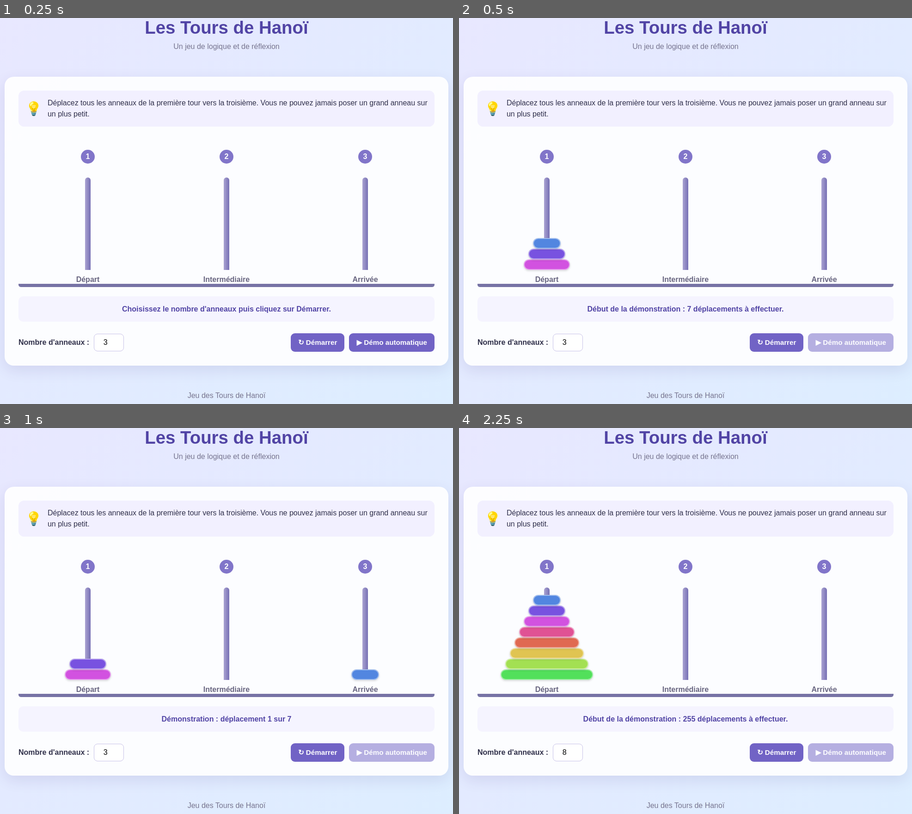
Above: before the commit, frames 1-4 (two rows, left to right).
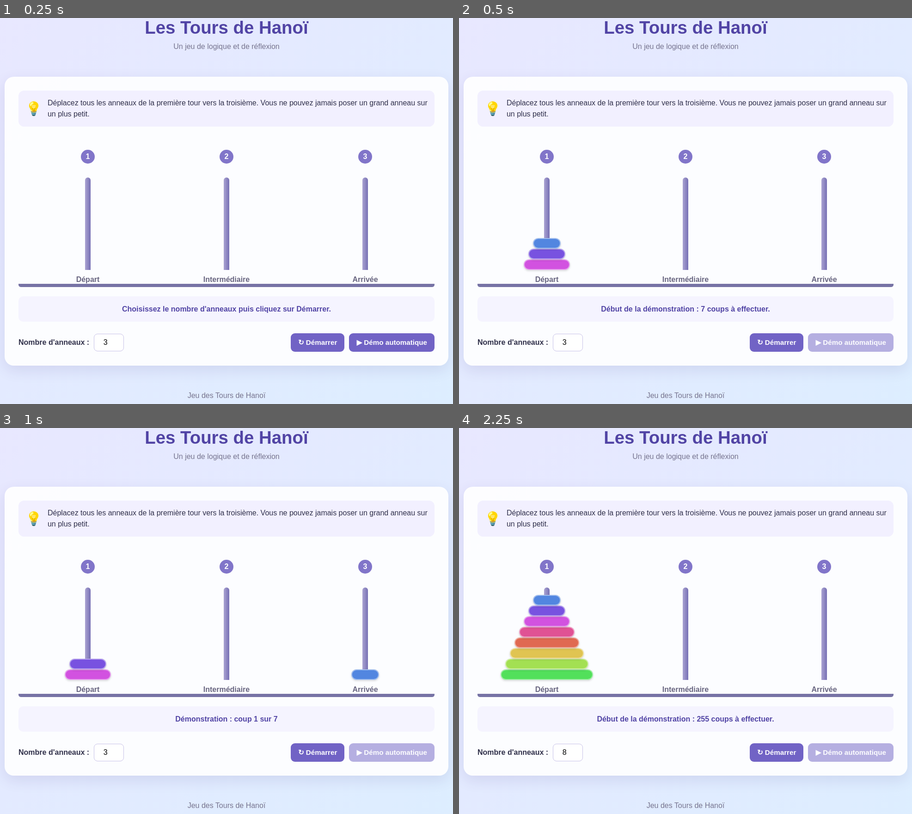
Above: after the commit, the same moments.

Repository: kathosseni/hanoi-game
Game: browser game, page index.html
The game is run twice, just before and just after one commit, with the same random seed, the same clock (stepped at 60 frames per second) and the same inputs.
Inputs (mouse positions are in pixels of both pictures, inside the frame that each line leads up to):
- Up to frame 1 (0.25 s): no input
- Up to frame 2 (0.5 s): click "▶ Démo automatique" at 0.27 s
- Up to frame 3 (1 s): no input
- Up to frame 4 (2.25 s): click (567, 752) at 1.27 s; type "8" at 1.27 s; tap Enter at 1.3 s; click "↻ Démarrer" at 1.87 s; click "▶ Démo automatique" at 2.02 s

Frame 1 is identical in both runs. In frame 2, 0.4% of the frame differs, in the area x 28-72%, y 74-77%; in frame 3, 0.2%; in frame 4, 0.4%, in the area x 27-73%, y 74-77%.

Commit message:
Demo with recursive algo

Diff:
--- a/script.js
+++ b/script.js
@@ -14,7 +14,7 @@
 
 let nombreAnneaux = 0;
 
-// Gestion de la démonstration automatique
+// Gestion de la démonstration
 let demoEnCours = false;
 let jetonDemo = 0;
 
@@ -45,12 +45,13 @@
     const pileDepart = etatJeu[de];
     const pileDestination = etatJeu[vers];
 
-    // Vérification de la tour de départ
+    // La tour de départ doit contenir un anneau
     if (pileDepart.length === 0) {
         return false;
     }
 
-    const anneauDeplace = pileDepart[pileDepart.length - 1];
+    const anneauDeplace =
+        pileDepart[pileDepart.length - 1];
 
     // Une tour vide accepte n'importe quel anneau
     if (pileDestination.length === 0) {
@@ -60,7 +61,7 @@
     const anneauDestination =
         pileDestination[pileDestination.length - 1];
 
-    // Un grand anneau ne peut pas aller sur un plus petit
+    // Un grand anneau ne peut pas être posé sur un petit
     return anneauDeplace < anneauDestination;
 }
 
@@ -73,7 +74,7 @@
 
     tours.forEach((tour, index) => {
 
-        // On reconstruit l'affichage à partir de l'état du jeu
+        // L'affichage est reconstruit depuis l'état du jeu
         tour.innerHTML = "";
 
         tour.classList.toggle(
@@ -86,22 +87,24 @@
             tourInvalide === index
         );
 
+        // Création des anneaux de la tour
         etatJeu[index].forEach((taille) => {
 
             const anneau = document.createElement("div");
 
             anneau.classList.add("anneau");
 
-            // Largeur proportionnelle à la taille de l'anneau
-            anneau.style.width = (40 + taille * 20) + "px";
-
-            // Couleur différente pour chaque taille
+            // Largeur proportionnelle à la taille
+            anneau.style.width =
+                (40 + taille * 20) + "px";
+
+            // Couleur différente selon la taille
             const teinte = (taille * 38 + 180) % 360;
 
             anneau.style.backgroundColor =
                 `hsl(${teinte}, 70%, 60%)`;
 
-            // Seul le sommet de la tour sélectionnée est marqué
+            // Mise en évidence de l'anneau sélectionné
             if (
                 tourSelectionnee === index &&
                 taille === anneauSelectionne
@@ -121,19 +124,20 @@
 
 function demarrer() {
 
-    // Annule une éventuelle démonstration en cours
+    // Invalidation d'une éventuelle démonstration en cours
     jetonDemo++;
+
     demoEnCours = false;
     boutonDemo.disabled = false;
 
-    // Récupération du nombre d'anneaux
+    // Lecture du nombre d'anneaux
     let valeur = parseInt(champNbAnneaux.value, 10);
 
     if (Number.isNaN(valeur)) {
         valeur = 3;
     }
 
-    // Limitation entre 1 et 8 anneaux
+    // Limitation entre 1 et 8
     nombreAnneaux = Math.max(1, Math.min(8, valeur));
 
     champNbAnneaux.value = nombreAnneaux;
@@ -141,99 +145,101 @@
     // Réinitialisation des trois tours
     etatJeu = [[], [], []];
 
-    // Placement de tous les anneaux sur la première tour
+    // Tous les anneaux sont placés sur la première tour
     for (let i = nombreAnneaux; i >= 1; i--) {
         etatJeu[0].push(i);
     }
+
+    // Réinitialisation des sélections
+    tourSelectionnee = null;
+    anneauSelectionne = null;
+    tourInvalide = null;
+
+    message.textContent =
+        "Partie démarrée ! Déplacez les anneaux vers la troisième tour.";
+
+    rendre();
+}
+
+
+/* ==============================
+   DÉPLACEMENTS MANUELS
+============================== */
+
+function cliquerTour(index) {
+
+    // Les clics sont ignorés pendant la démonstration
+    if (demoEnCours) {
+        return;
+    }
+
+    tourInvalide = null;
+
+    const pile = etatJeu[index];
+
+    // Aucun anneau n'est sélectionné
+    if (tourSelectionnee === null) {
+
+        // La tour est vide
+        if (pile.length === 0) {
+
+            if (nombreAnneaux === 0) {
+                message.textContent =
+                    "Cette tour est vide. Cliquez sur Démarrer pour jouer.";
+            } else {
+                message.textContent =
+                    "Cette tour est vide.";
+            }
+
+            rendre();
+            return;
+        }
+
+        // Sélection du dernier anneau de la pile
+        tourSelectionnee = index;
+        anneauSelectionne = pile[pile.length - 1];
+
+        message.textContent =
+            "Anneau sélectionné. Choisissez une tour de destination.";
+
+        rendre();
+        return;
+    }
+
+    // Un clic sur la même tour annule la sélection
+    if (tourSelectionnee === index) {
+
+        tourSelectionnee = null;
+        anneauSelectionne = null;
+
+        message.textContent = "Sélection annulée.";
+
+        rendre();
+        return;
+    }
+
+    // Vérification de la validité du déplacement
+    if (!deplacementValide(tourSelectionnee, index)) {
+
+        tourInvalide = index;
+
+        message.textContent =
+            "Déplacement impossible ! Un grand anneau ne peut pas être posé sur un plus petit.";
+
+        rendre();
+        return;
+    }
+
+    // Déplacement de l'anneau
+    const anneau = etatJeu[tourSelectionnee].pop();
+
+    etatJeu[index].push(anneau);
 
     // Réinitialisation de la sélection
     tourSelectionnee = null;
     anneauSelectionne = null;
     tourInvalide = null;
 
-    message.textContent =
-        "Partie démarrée ! Déplacez les anneaux vers la troisième tour.";
-
-    rendre();
-}
-
-
-/* ==============================
-   DÉPLACEMENTS MANUELS
-============================== */
-
-function cliquerTour(index) {
-
-    // Empêche les déplacements manuels pendant la démonstration
-    if (demoEnCours) {
-        return;
-    }
-
-    tourInvalide = null;
-
-    const pile = etatJeu[index];
-
-    // Aucun anneau n'est actuellement sélectionné
-    if (tourSelectionnee === null) {
-
-        if (pile.length === 0) {
-
-            if (nombreAnneaux === 0) {
-                message.textContent =
-                    "Cette tour est vide. Cliquez sur Démarrer pour jouer.";
-            } else {
-                message.textContent = "Cette tour est vide.";
-            }
-
-            rendre();
-            return;
-        }
-
-        // Sélection du seul anneau supérieur
-        tourSelectionnee = index;
-        anneauSelectionne = pile[pile.length - 1];
-
-        message.textContent =
-            "Anneau sélectionné. Choisissez une tour de destination.";
-
-        rendre();
-        return;
-    }
-
-    // Cliquer sur la même tour annule la sélection
-    if (tourSelectionnee === index) {
-
-        tourSelectionnee = null;
-        anneauSelectionne = null;
-
-        message.textContent = "Sélection annulée.";
-
-        rendre();
-        return;
-    }
-
-    // Vérification avant de modifier l'état du jeu
-    if (!deplacementValide(tourSelectionnee, index)) {
-
-        tourInvalide = index;
-
-        message.textContent =
-            "Déplacement impossible ! Un grand anneau ne peut pas être posé sur un plus petit.";
-
-        rendre();
-        return;
-    }
-
-    // Déplacement de l'anneau
-    const anneau = etatJeu[tourSelectionnee].pop();
-
-    etatJeu[index].push(anneau);
-
-    // Réinitialisation de la sélection
-    tourSelectionnee = null;
-    anneauSelectionne = null;
-    tourInvalide = null;
-
     message.textContent = "Déplacement effectué !";
 
     rendre();
@@ -265,54 +271,60 @@
 
 
 /* ==============================
-   ALGORITHME DE RÉSOLUTION
-============================== */
-
-// Génère la liste des déplacements nécessaires
-// pour résoudre les Tours de Hanoï.
-
-function genererSolution(
-    nombre,
-    depart,
-    arrivee,
-    intermediaire,
-    coups
-) {
-
-    // Cas de base : un seul anneau
-    if (nombre === 1) {
+   CALCUL DE LA SOLUTION
+============================== */
+
+// Cette fonction calcule uniquement la liste des coups.
+// Elle ne modifie ni etatJeu ni le DOM.
+//
+// Chaque coup est un tableau : [tourDepart, tourArrivee].
+
+function resoudre(n, de, vers, via) {
+
+    const coups = [];
+
+    function deplacer(nombre, depart, arrivee, intermediaire) {
+
+        // Cas de base : un seul anneau
+        if (nombre === 1) {
+
+            coups.push([depart, arrivee]);
+
+            return;
+        }
+
+        // Étape 1 : déplacer les anneaux supérieurs vers la tour intermédiaire
+        deplacer(
+            nombre - 1,
+            depart,
+            intermediaire,
+            arrivee
+        );
+
+        // Étape 2 : déplacer le plus grand anneau vers la destination
         coups.push([depart, arrivee]);
-        return;
-    }
-
-    // Déplacer les anneaux du dessus vers la tour intermédiaire
-    genererSolution(
-        nombre - 1,
-        depart,
-        intermediaire,
-        arrivee,
-        coups
-    );
-
-    // Déplacer le plus grand anneau vers la destination
-    coups.push([depart, arrivee]);
-
-    // Déplacer les anneaux intermédiaires vers la destination
-    genererSolution(
-        nombre - 1,
-        intermediaire,
-        arrivee,
-        depart,
-        coups
-    );
-}
-
-
-/* ==============================
-   ATTENTE ENTRE LES DÉPLACEMENTS
-============================== */
-
-function attendreDemo(delai) {
+
+        // Étape 3 : déplacer les anneaux intermédiaires vers la destination
+        deplacer(
+            nombre - 1,
+            intermediaire,
+            arrivee,
+            depart
+        );
+    }
+
+    // Calcul de la solution
+    deplacer(n, de, vers, via);
+
+    return coups;
+}
+
+
+/* ==============================
+   FONCTION D'ATTENTE
+============================== */
+
+function attendre(delai) {
 
     return new Promise(resolve => {
         setTimeout(resolve, delai);
@@ -321,76 +333,90 @@
 
 
 /* ==============================
-   DÉMONSTRATION AUTOMATIQUE
+   REJEU DES COUPS
+============================== */
+
+// Cette fonction reçoit une liste de coups déjà calculée.
+// Elle les exécute un par un avec un délai.
+
+async function rejouer(coups) {
+
+    const monJeton = jetonDemo;
+
+    for (let i = 0; i < coups.length; i++) {
+
+        // Pause entre deux déplacements
+        await attendre(650);
+
+        // Arrêt si la démonstration a été annulée
+        if (monJeton !== jetonDemo) {
+            return false;
+        }
+
+        const [de, vers] = coups[i];
+
+        // Vérification de la règle du jeu
+        if (!deplacementValide(de, vers)) {
+            return false;
+        }
+
+        // Déplacement réel dans l'état du jeu
+        const anneau = etatJeu[de].pop();
+
+        etatJeu[vers].push(anneau);
+
+        // Affichage de la progression
+        message.textContent =
+            `Démonstration : coup ${i + 1} sur ${coups.length}`;
+
+        // Actualisation visuelle
+        rendre();
+    }
+
+    return true;
+}
+
+
+/* ==============================
+   LANCEMENT DE LA DÉMONSTRATION
 ============================== */
 
 async function lancerDemo() {
 
-    // Évite de lancer plusieurs démonstrations simultanément
+    // Empêche plusieurs démonstrations simultanées
     if (demoEnCours) {
         return;
     }
 
-    // Démarre toujours depuis une configuration initiale
+    // Démarre une nouvelle partie
     demarrer();
 
     demoEnCours = true;
     boutonDemo.disabled = true;
 
-    // Identifiant permettant d'annuler proprement la démo
-    const monJeton = jetonDemo;
-
-    // Création de la liste des déplacements
-    const coups = [];
-
-    genererSolution(
+    // Calcule la liste des coups
+    const coups = resoudre(
         nombreAnneaux,
         0,
         2,
-        1,
-        coups
+        1
     );
 
     message.textContent =
-        `Début de la démonstration : ${coups.length} déplacements à effectuer.`;
-
-    // Exécution des déplacements un par un
-    for (let i = 0; i < coups.length; i++) {
-
-        await attendreDemo(650);
-
-        // Vérifie si la démonstration a été annulée
-        if (monJeton !== jetonDemo) {
-            return;
-        }
-
-        const [depart, arrivee] = coups[i];
-
-        // Vérifie la validité du déplacement
-        if (!deplacementValide(depart, arrivee)) {
-            break;
-        }
-
-        // Déplacement réel dans le tableau d'état
-        const anneau = etatJeu[depart].pop();
-
-        etatJeu[arrivee].push(anneau);
-
-        message.textContent =
-            `Démonstration : déplacement ${i + 1} sur ${coups.length}`;
-
-        // Mise à jour de l'affichage
-        rendre();
-    }
-
-    // Vérifie une dernière fois si la démo a été annulée
-    if (monJeton !== jetonDemo) {
+        `Début de la démonstration : ${coups.length} coups à effectuer.`;
+
+    // Rejoue les coups calculés
+    const termine = await rejouer(coups);
+
+    // Vérifie si la démonstration a été annulée
+    if (!termine) {
         return;
     }
 
     demoEnCours = false;
     boutonDemo.disabled = false;
 
+    // Vérification de la victoire
     verifierVictoire();
 }
 
@@ -405,7 +431,7 @@
 // Bouton de démonstration
 boutonDemo.addEventListener("click", lancerDemo);
 
-// Clic sur chacune des trois tours
+// Clics sur les trois tours
 tours.forEach((tour, index) => {
 
     tour.addEventListener("click", () => {
--- a/style.css
+++ b/style.css
@@ -200,7 +200,7 @@
 }
 
 /* ==============================
-   PARAMÈTRES ET BOUTONS
+   PARAMÈTRES
 ============================== */
 
 .parametres {
@@ -232,6 +232,10 @@
     text-align: center;
 }
 
+/* ==============================
+   BOUTONS
+============================== */
+
 .boutons {
     display: flex;
     flex-wrap: wrap;
@@ -331,7 +335,10 @@
     }
 }
 
+/* Respect des préférences de mouvement */
+
 @media (prefers-reduced-motion: reduce) {
+
     *,
     *::before,
     *::after {
